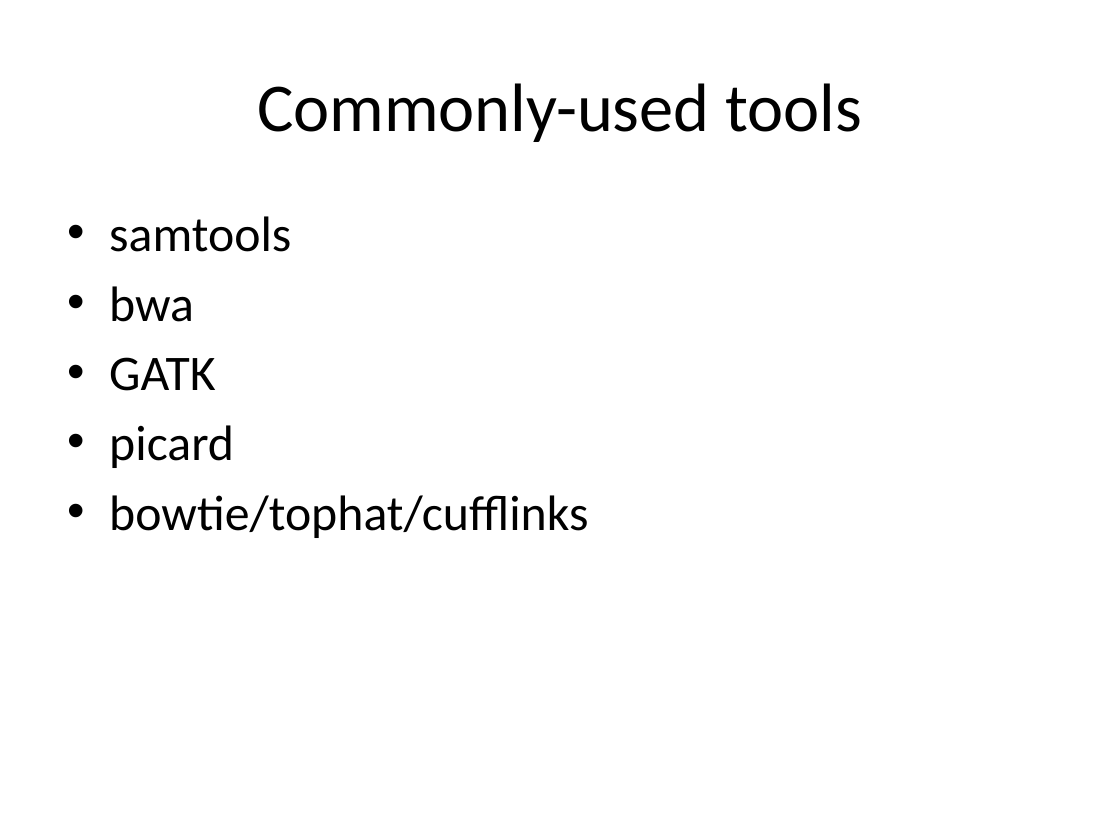
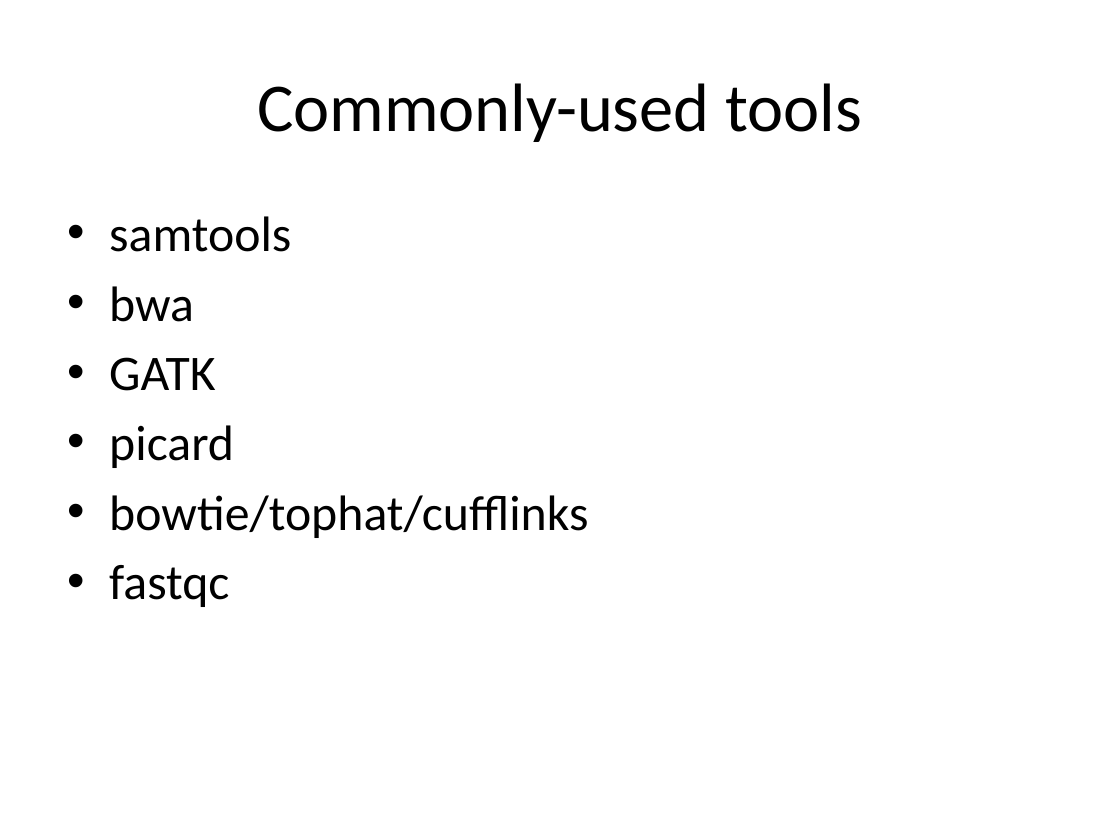
Before and after one commit to rvosa/ngs-workflows, a slide deck: slide 10 of doc/slides/day1/session2/NGSdata.pptx (slide 6 before the commit). Drawn at 1120x840 pixels with LibreOffice and Linux fonts; fonts in the diff are those of the drawing. Boxes give left, top, right and bottom in pixels: in the first picture for what was removed or moved away, otherwise in the second. Text is boxed around its words. In the diff, an @@ line names an element or a change of style, - is before the commit and + after.

```diff
--- a/doc/slides/day1/session2/NGSdata.pptx
+++ b/doc/slides/day1/session2/NGSdata.pptx
@@ text at (109, 565, 229, 607): paragraph added @@
+• fastqc
```
Also in this commit, not shown: 2 other slides changed, 6 slides added, 2 slides removed.
